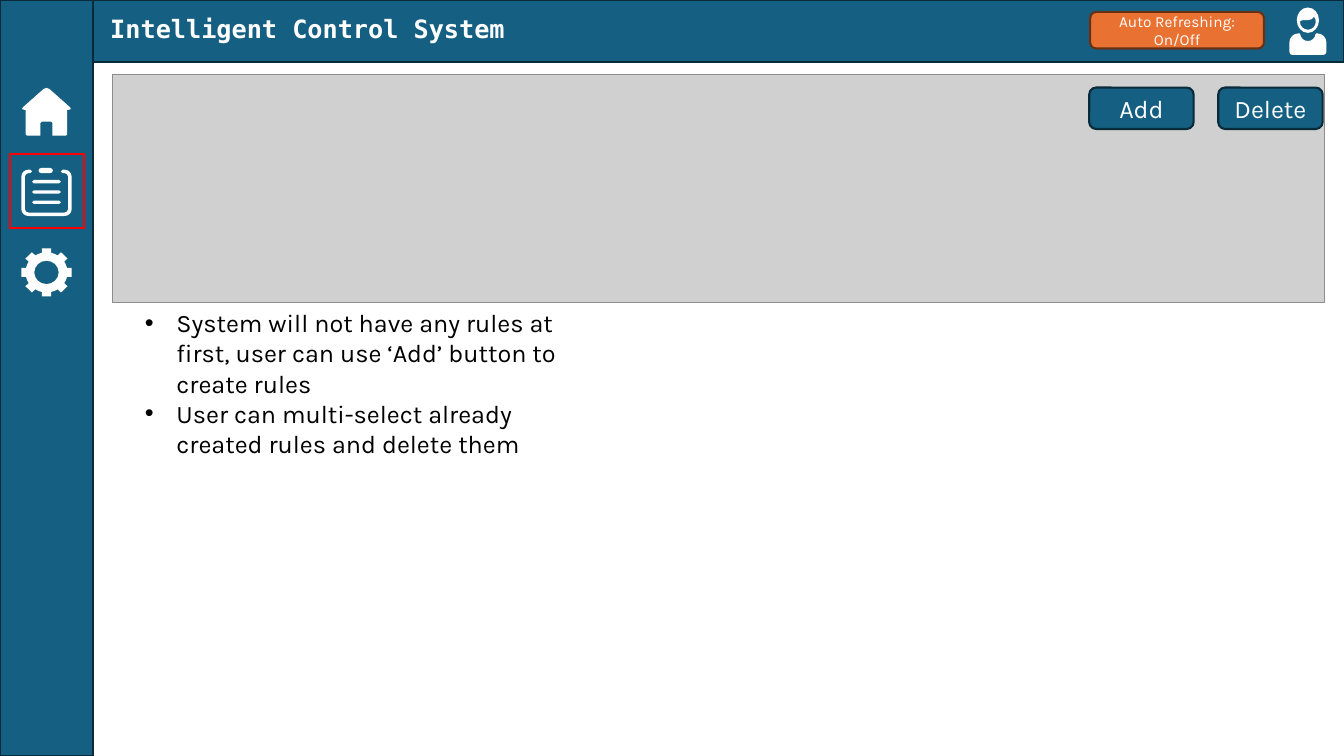
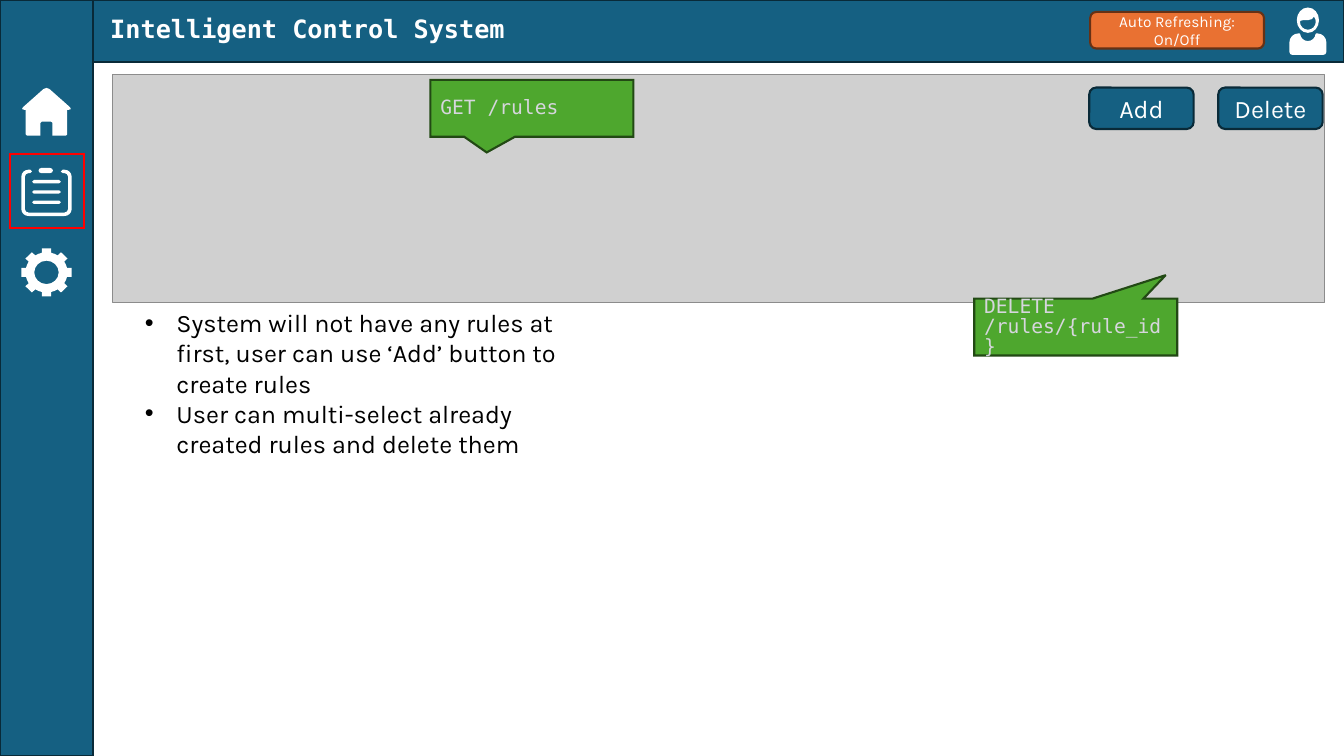
Before and after one commit to evianzhow/sep728-group-2-smart-farm, a slide deck: slide 9 of SEP728 Project Frontend Prototype.pptx (slide 8 before the commit). Drawn at 1344x756 pixels with LibreOffice and Linux fonts; fonts in the diff are those of the drawing; grey boxes stand for pictures. Boxes give left, top, right and bottom in pixels: in the first picture for what was removed or moved away, otherwise in the second. Text is boxed around its words. In the diff, an @@ line names an element or a change of style, - is before the commit and + after.

```diff
--- a/SEP728 Project Frontend Prototype.pptx
+++ b/SEP728 Project Frontend Prototype.pptx
@@ speech box added at (431,80,633,136), fill #4EA72E, outline #224914 1.5 pt, 14 pt, text #D6D6DD @@
+GET /rules
@@ speech box added at (975,298,1178,355), fill #4EA72E, outline #224914 1.5 pt, 14 pt, text #D6D6DD @@
+DELETE /rules/{rule_id}
```
Also in this commit, not shown: 3 other slides changed, 1 slide added, 2 other files.
